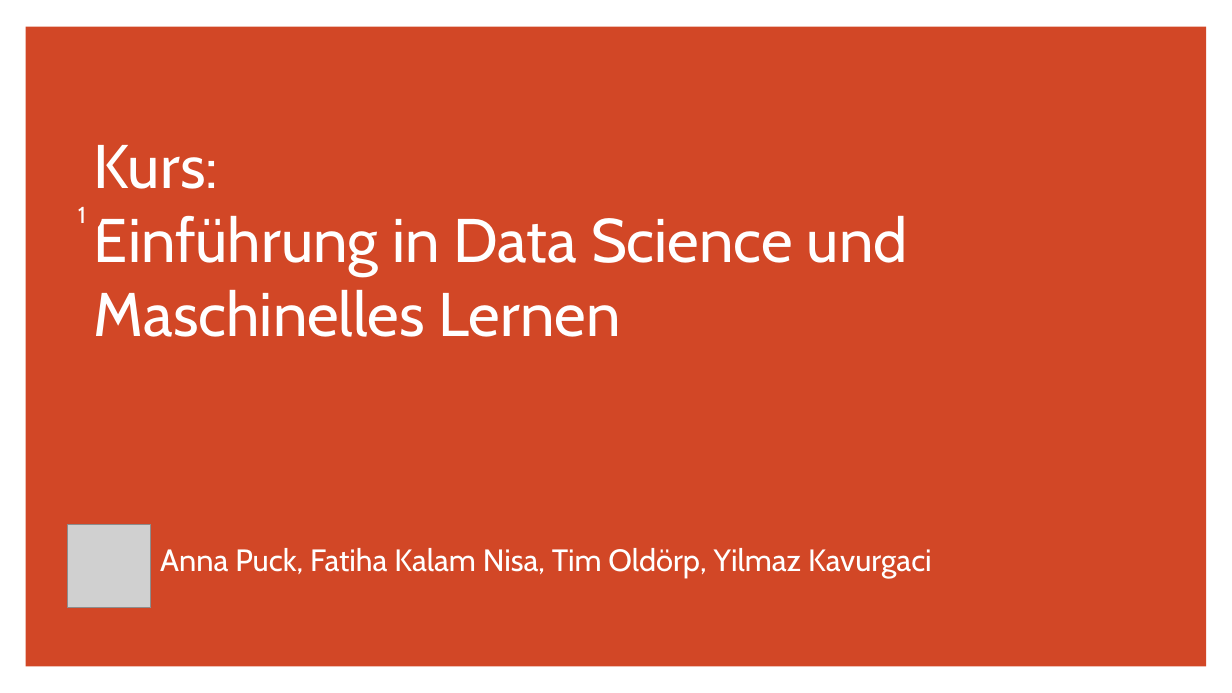
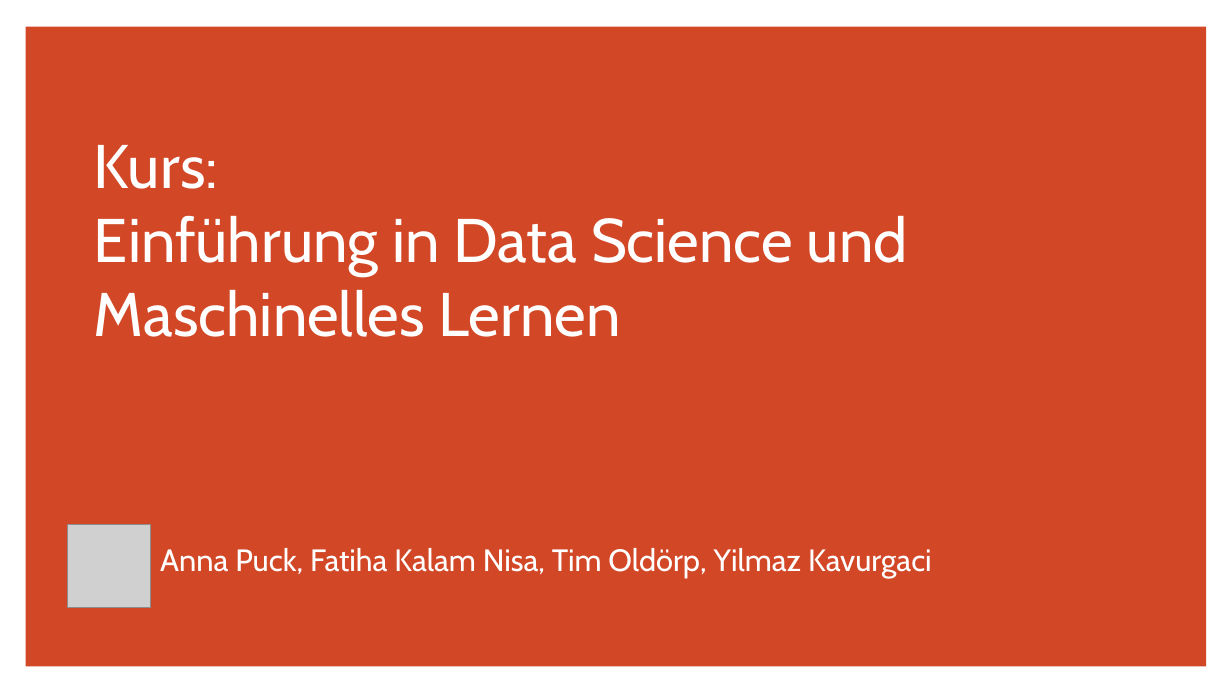
Before and after one commit to annapuu/gruppe3, a slide deck: slide 1 of 4_Presentation/Präsentation.pptx. Drawn at 1232x693 pixels with LibreOffice and Linux fonts; fonts in the diff are those of the drawing; grey boxes stand for pictures. Boxes give left, top, right and bottom in pixels: in the first picture for what was removed or moved away, otherwise in the second. Text is boxed around its words. In the diff, an @@ line names an element or a change of style, - is before the commit and + after.

```diff
--- a/4_Presentation/Präsentation.pptx
+++ b/4_Presentation/Präsentation.pptx
@@ ellipse removed at [61, 194, 103, 236] @@
@@ text removed at [78, 207, 86, 223] @@
-1
```
Also in this commit, not shown: 1 other slide changed, 4 slides removed.
